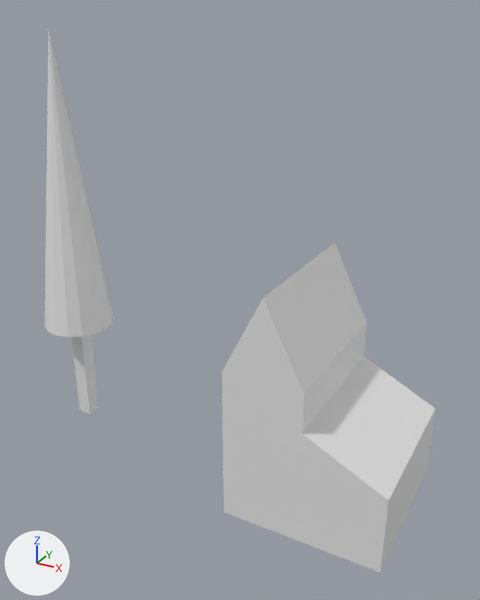
An edit to the COLLADA model dae/trainset/landscape-1b.dae, drawn before and after from the same camera.
Camera for both pictures: a 50 mm camera at (1.16, -3.3, 2.86) aimed at (-0.67, 0.02, 1.2). Every picture has the same lights, and +X, +Y and +Z are marked at lower left.

Objects in the first picture: 'landscape_0', 'landscape_1'.
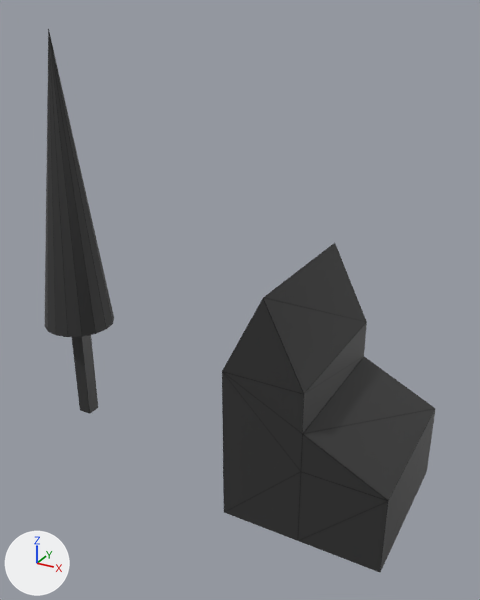
Location of each change, (x1, y1, x2, y2) in pixels of the pictures (480 x 600 px):
'landscape_1', recoloured (grey to black)
    both: (222, 243, 436, 572)
'landscape_0', recoloured (grey to black)
    both: (45, 28, 114, 414)

What the commit changed:
Picture 'landscape-1-obj-1.png' (img_landscape_1_obj_1_png) is new.
Picture 'landscape-1-obj-0.png' (img_landscape_1_obj_0_png) is new.
Material 'landscape_1_mat' (mat_landscape_1_mat) is new.
Its texture is img_landscape_1_obj_1_png.
Its roughness is 0.44.
Material 'landscape_0_mat' (mat_landscape_0_mat) is new.
Its texture is img_landscape_1_obj_0_png.
Its roughness is 0.44.
me_lansscape_0_geo has 25 vertices, 46 faces and spans x -0.25..0.25, y -0.25..0.25, z 0.0..2.75.
me_lansscape_0_geo now uses material mat_landscape_0_mat (picture img_landscape_1_obj_0_png).
me_landscape_1_geo has 18 vertices, 32 faces and spans x -0.5..0.5, y -0.5..0.5, z 0.0..1.5.
me_landscape_1_geo now uses material mat_landscape_1_mat (picture img_landscape_1_obj_1_png).
